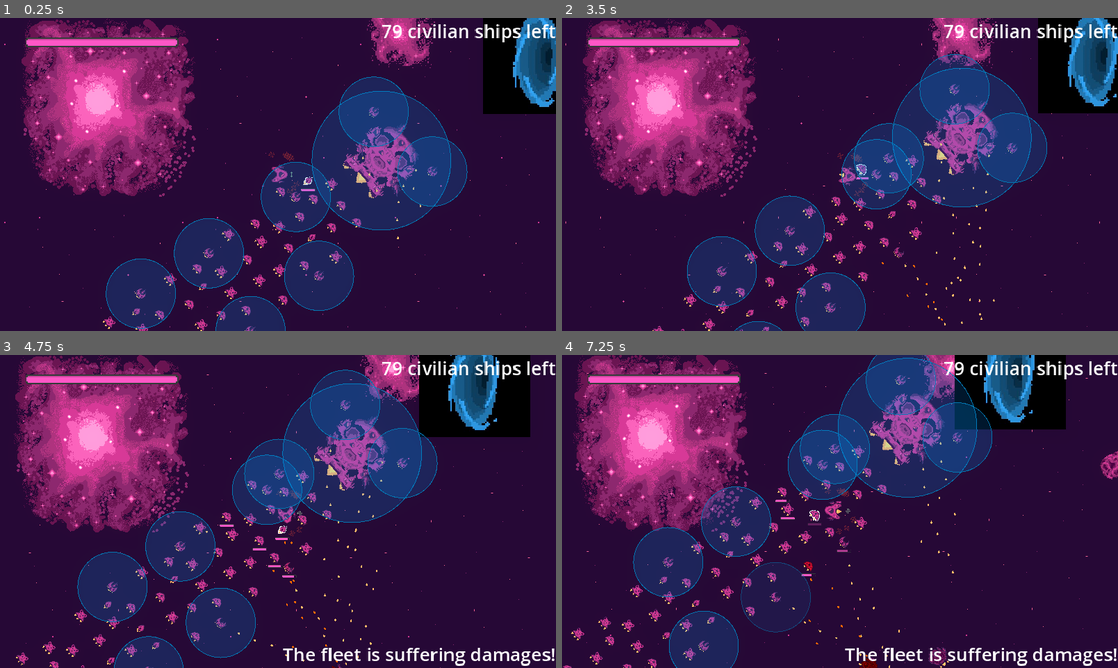
Above: before the commit, frames 1-4 (two rows, left to right).
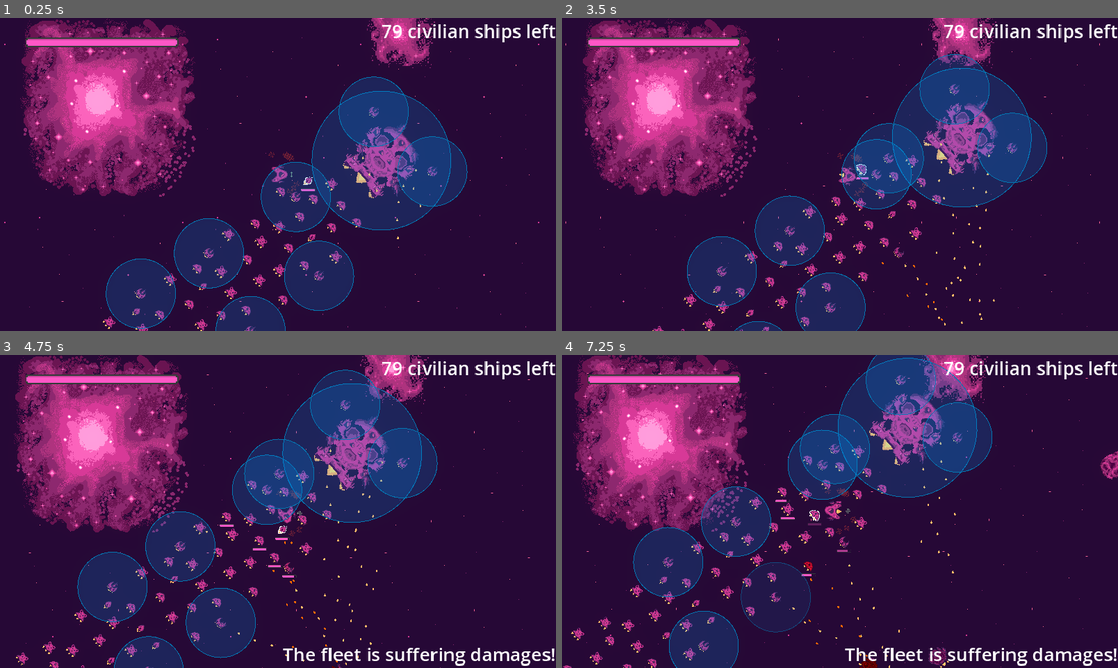
Above: after the commit, the same moments.

Repository: bear-minimum-studio/space-bear
Game: Godot game, scene res://Game.tscn
Same seed, same stepped clock (60 frames per second), same inputs: the game is played once before the commit and once after it.
Inputs:
- Up to frame 1 (0.25 s): no input
- Up to frame 2 (3.5 s): tap Enter (upgrade) at 0.5 s; hold Right (turn_right) 0.53-1.28 s; tap Down (decelerate) at 0.6 s; hold Ctrl (brake) 1.28-2.03 s; tap Space (fire) at 1.35 s; hold Right (turn_right) 2.03-2.78 s; hold G (grappling_hook) 2.03-2.78 s; hold Up (accelerate) from 2.78 s (still down); tap F (turret_fire) at 2.85 s
- Up to frame 3 (4.75 s): release Up (accelerate) at 3.53 s; hold Left (turn_left) from 3.53 s (still down); tap Down (decelerate) at 3.6 s; tap Space (fire) at 4.35 s
- Up to frame 4 (7.25 s): release Left (turn_left) at 5.03 s; hold Ctrl (brake) 5.03-5.78 s; hold G (grappling_hook) 5.03-5.78 s; hold Right (turn_right) 5.78-6.53 s; tap F (turret_fire) at 5.85 s; hold Up (accelerate) from 6.53 s (still down); tap Down (decelerate) at 6.6 s

The runs differ from the first frame. In frame 1, 3.8% of the frame differs, in the area x 86-100%, y 0-31%; in frame 2, 4.2%; in frame 3, 5.0%, in the area x 75-96%, y 0-27%; in frame 4, 4.5%.

Commit message:
feat: add guide in Editor that shows Mothership's trajectory

Diff:
--- a/World.tscn
+++ b/World.tscn
@@ -9,6 +9,7 @@
 [ext_resource type="PackedScene" uid="uid://bb8wbwlfnjaxt" path="res://npc/enemies/Enemy.tscn" id="7_fjohj"]
 [ext_resource type="PackedScene" uid="uid://iawoyehjjxoa" path="res://npc/civilians/TurretShip.tscn" id="8_ryaps"]
 [ext_resource type="PackedScene" uid="uid://bvnsas5vp1sl7" path="res://environment/wormhole/Wormhole.tscn" id="9_bepgg"]
+[ext_resource type="Script" path="res://helpers/Guide.gd" id="10_vyd3d"]
 
 [sub_resource type="Environment" id="Environment_uyldo"]
 background_mode = 3
@@ -421,6 +422,12 @@
 position = Vector2(2323, -2523)
 
 [node name="Wormhole" parent="." instance=ExtResource("9_bepgg")]
-position = Vector2(910, -204)
+position = Vector2(3310, -2300)
+
+[node name="Guide" type="Node2D" parent="."]
+z_index = 10
+position = Vector2(0, -1.52588e-05)
+script = ExtResource("10_vyd3d")
+width = 26.0
 
 [connection signal="shoot_grappling_hook" from="Player" to="." method="_on_player_shoot_grappling_hook"]
--- /dev/null
+++ b/helpers/Guide.gd
@@ -0,0 +1,24 @@
+@tool
+extends Node2D
+
+@export_range(1000,1000000,1000) var length: int = 100000:
+	set(value): length = value
+	get: return length
+
+@export_range(2.0,100.0,2.0) var width: float = 2.0:
+	set(value): width = value
+	get: return width
+
+func _process(delta):
+	if Engine.is_editor_hint():
+		queue_redraw()
+
+func _draw():
+	if Engine.is_editor_hint():
+		var mother_ship = $"../MotherShip"
+		if mother_ship == null:
+			return
+
+		var start = mother_ship.global_position
+		var stop = start + length * Vector2.from_angle(mother_ship.rotation)
+		draw_line(start,stop,Color.ORANGE_RED,width,true)
Not shown: 1 places in World.tscn that only renumber resources
